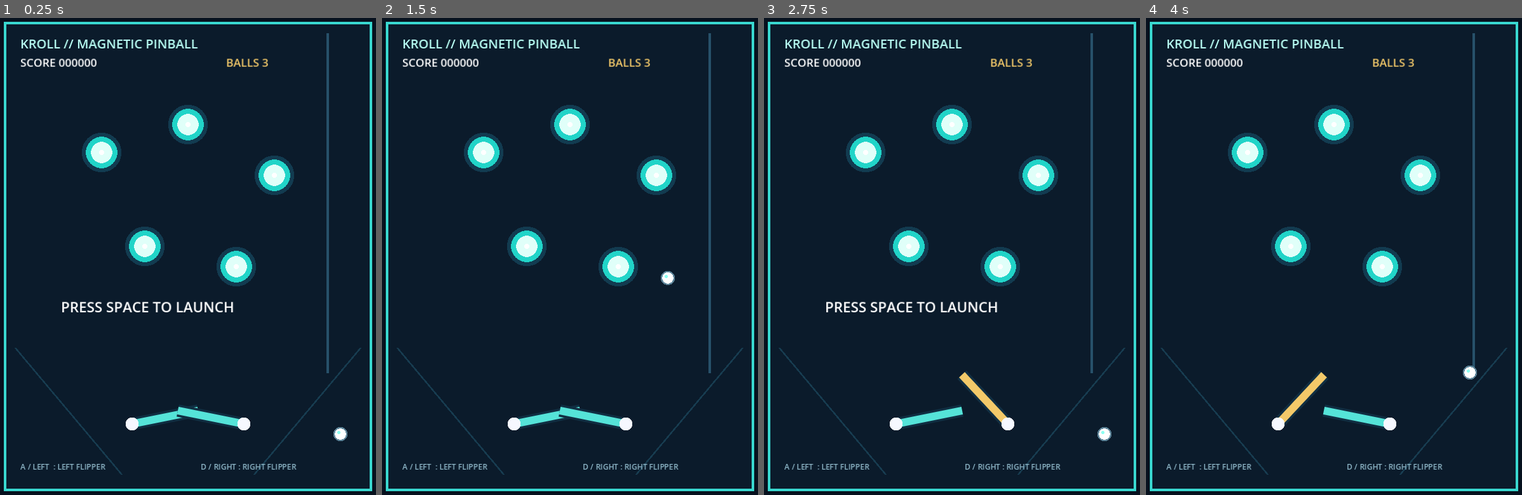
Above: before the commit, frames 1-4 (left to right).
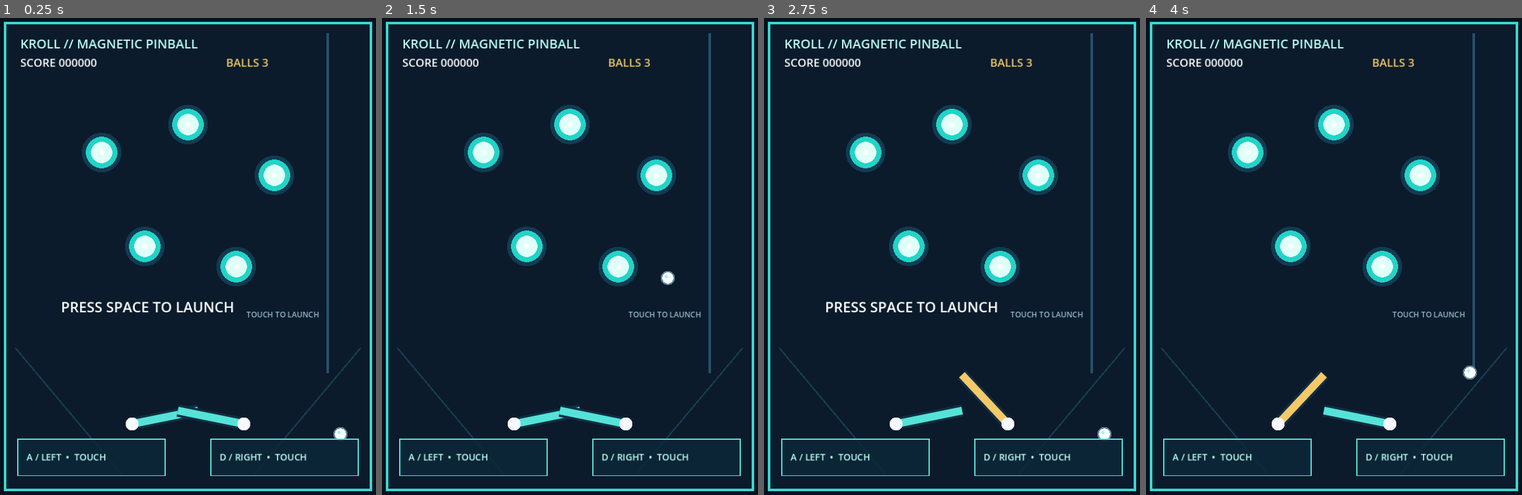
Above: after the commit, the same moments.

Repository: qaqp980520-prog/2126-Survival
Game: Godot game, scene res://main.tscn
Two runs of this game, one before a commit and one after it. Both use one fixed random seed, a clock stepped at 60 frames per second and the inputs below.
Inputs (mouse positions are in pixels of both pictures, inside the frame that each line leads up to):
- Up to frame 1 (0.25 s): no input
- Up to frame 2 (1.5 s): tap Enter at 0.5 s; move the mouse to (660, 237) at 0.52 s; hold D 0.53-1.25 s; tap R at 0.6 s; click (660, 237) at 0.67 s; tap Space at 0.77 s; drag from (487, 285) to (551, 361) at 1.27 s
- Up to frame 3 (2.75 s): move the mouse to (993, 151) at 2.02 s; hold D from 2.03 s (still down); tap R at 2.1 s
- Up to frame 4 (4 s): release D at 2.75 s; tap Space at 2.75, 3.77 s; drag from (1315, 361) to (1213, 184) at 2.77 s; move the mouse to (1454, 337) at 3.52 s; hold A from 3.53 s (still down); tap R at 3.6 s

The runs differ from the first frame. In frame 1, 1.2% of the frame differs, in the area x 4-96%, y 61-97%; in frame 2, 1.2%; in frame 3, 1.2%; in frame 4, 1.2%.

Commit message:
Add multitouch flippers and touch launch lane

Diff:
--- a/daily_games/KROLL_Magnetic_Pinball/main.gd
+++ b/daily_games/KROLL_Magnetic_Pinball/main.gd
@@ -23,6 +23,7 @@
 var left_flipper_active: bool = false
 var right_flipper_active: bool = false
 var _bumper_cooldowns: Dictionary = {}
+var _touch_points: Dictionary = {}
 var _launch_count: int = 0
 
 func _ready() -> void:
@@ -36,9 +37,30 @@
 	elif event.keycode == KEY_SPACE and not ball_in_play and lives > 0:
 		start_ball()
 
+func _input(event: InputEvent) -> void:
+	if event is InputEventScreenTouch:
+		if event.pressed:
+			_touch_points[event.index] = event.position
+			# The shooter lane is a dedicated touch launch area above the flippers.
+			if not ball_in_play and not game_over and event.position.x >= 675.0 and event.position.y > 600.0 and event.position.y < 820.0:
+				start_ball()
+		else:
+			_touch_points.erase(event.index)
+		queue_redraw()
+	elif event is InputEventScreenDrag:
+		_touch_points[event.index] = event.position
+		queue_redraw()
+
 func _physics_process(delta: float) -> void:
 	left_flipper_active = Input.is_key_pressed(KEY_A) or Input.is_key_pressed(KEY_LEFT)
 	right_flipper_active = Input.is_key_pressed(KEY_D) or Input.is_key_pressed(KEY_RIGHT)
+	for touch_value in _touch_points.values():
+		var touch_position: Vector2 = touch_value
+		if touch_position.y >= 850.0:
+			if touch_position.x < 400.0:
+				left_flipper_active = true
+			else:
+				right_flipper_active = true
 	if ball_in_play and not game_over:
 		step_simulation(delta)
 	else:
@@ -63,6 +85,7 @@
 	left_flipper_active = false
 	right_flipper_active = false
 	_bumper_cooldowns.clear()
+	_touch_points.clear()
 	_launch_count = 0
 	queue_redraw()
 
@@ -173,8 +196,13 @@
 	draw_string(ThemeDB.fallback_font, Vector2(70.0, 80.0), "KROLL // MAGNETIC PINBALL", HORIZONTAL_ALIGNMENT_LEFT, -1.0, 25, Color("#b9fff5"))
 	draw_string(ThemeDB.fallback_font, Vector2(70.0, 116.0), "SCORE %06d" % score, HORIZONTAL_ALIGNMENT_LEFT, -1.0, 22, Color("#ffffff"))
 	draw_string(ThemeDB.fallback_font, Vector2(475.0, 116.0), "BALLS %d" % lives, HORIZONTAL_ALIGNMENT_LEFT, -1.0, 22, Color("#f3c969"))
-	draw_string(ThemeDB.fallback_font, Vector2(70.0, 910.0), "A / LEFT  : LEFT FLIPPER", HORIZONTAL_ALIGNMENT_LEFT, -1.0, 15, Color("#8fb8c9"))
-	draw_string(ThemeDB.fallback_font, Vector2(425.0, 910.0), "D / RIGHT : RIGHT FLIPPER", HORIZONTAL_ALIGNMENT_LEFT, -1.0, 15, Color("#8fb8c9"))
+	draw_rect(Rect2(65.0, 850.0, 290.0, 72.0), Color(0.05, 0.15, 0.22, 0.88))
+	draw_rect(Rect2(65.0, 850.0, 290.0, 72.0), Color("#55e3d8"), false, 2.0)
+	draw_rect(Rect2(445.0, 850.0, 290.0, 72.0), Color(0.05, 0.15, 0.22, 0.88))
+	draw_rect(Rect2(445.0, 850.0, 290.0, 72.0), Color("#55e3d8"), false, 2.0)
+	draw_string(ThemeDB.fallback_font, Vector2(82.0, 892.0), "A / LEFT  •  TOUCH", HORIZONTAL_ALIGNMENT_LEFT, -1.0, 18, Color("#b9fff5"))
+	draw_string(ThemeDB.fallback_font, Vector2(462.0, 892.0), "D / RIGHT  •  TOUCH", HORIZONTAL_ALIGNMENT_LEFT, -1.0, 18, Color("#b9fff5"))
+	draw_string(ThemeDB.fallback_font, Vector2(515.0, 610.0), "TOUCH TO LAUNCH", HORIZONTAL_ALIGNMENT_LEFT, -1.0, 15, Color("#8fb8c9"))
 	if not ball_in_play and not game_over:
 		draw_string(ThemeDB.fallback_font, Vector2(150.0, 600.0), "PRESS SPACE TO LAUNCH", HORIZONTAL_ALIGNMENT_LEFT, -1.0, 28, Color("#ffffff"))
 	if game_over:
